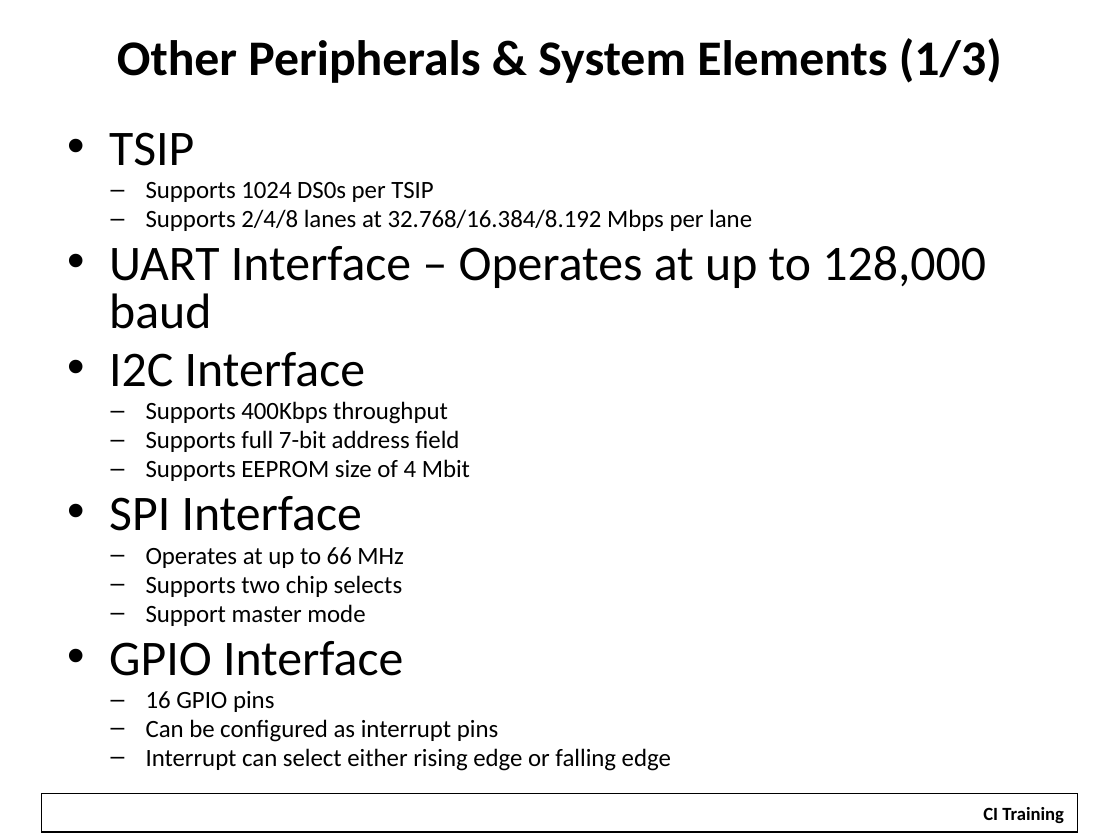
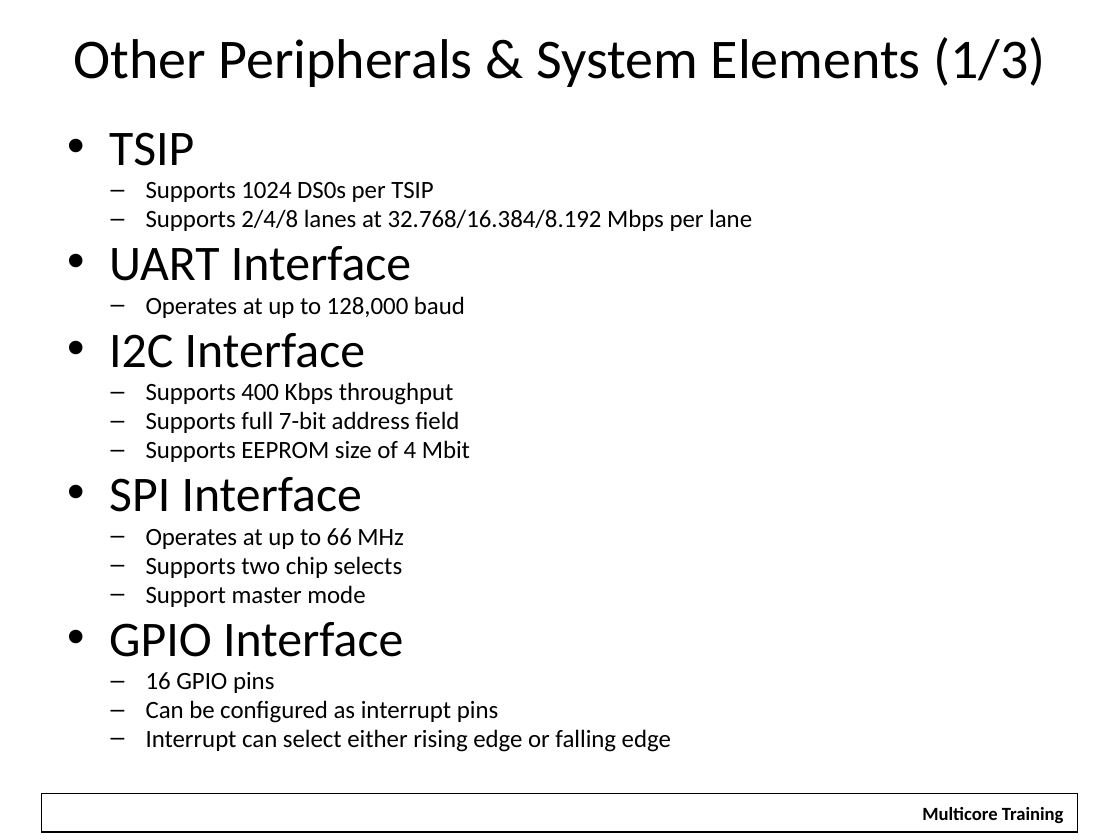
Before and after one commit to hari1989/keystone-workshop, a slide deck: slide 37 of slides/KeyStone Overview.pptx. Drawn at 1120x840 pixels with LibreOffice and Linux fonts; fonts in the diff are those of the drawing; background and template pictures are left out. Boxes give left, top, right and bottom in pixels: in the first picture for what was removed or moved away, otherwise in the second. Text is boxed around its words. In the diff, an @@ line names an element or a change of style, - is before the commit and + after.

Commit message:
Updates for Pittsburgh Training

```diff
--- a/slides/KeyStone Overview.pptx
+++ b/slides/KeyStone Overview.pptx
@@ title "Other Peripherals & System Elements ..." at [73,37,1046,87]: size 32 to 36 pt, bold off @@
@@ text at [109,246,465,318]: text changed; size 32 to 16 pt @@
-• UART Interface – Operates at up to 128,000 baud
+• UART Interface
+  – Operates at up to 128,000 baud
@@ text at [146,382,454,405]: spaces changed @@
-  – Supports 400Kbps throughput
+  – Supports 400 Kbps throughput
@@ text at [922,807,1064,823]: text changed @@
-CI Training
+Multicore Training
```
Also in this commit, not shown: 64 other slides changed, 20 other files.
